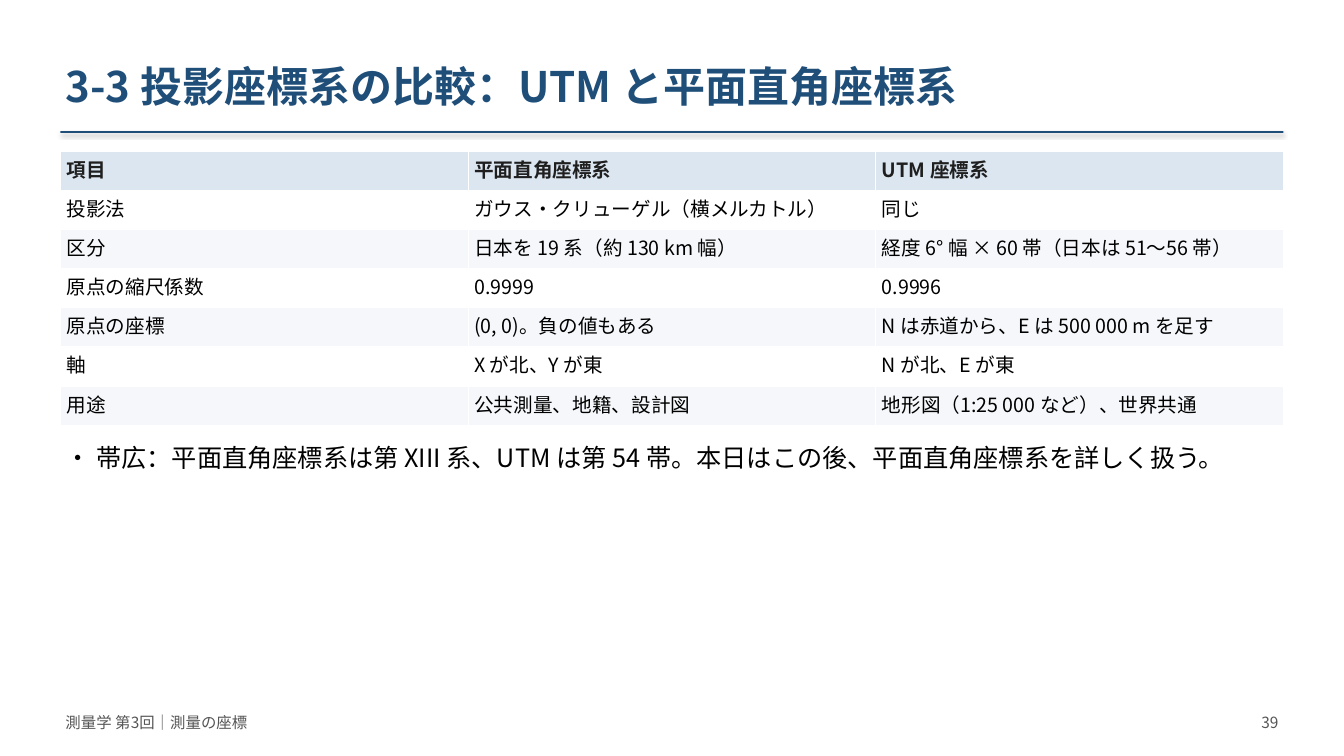
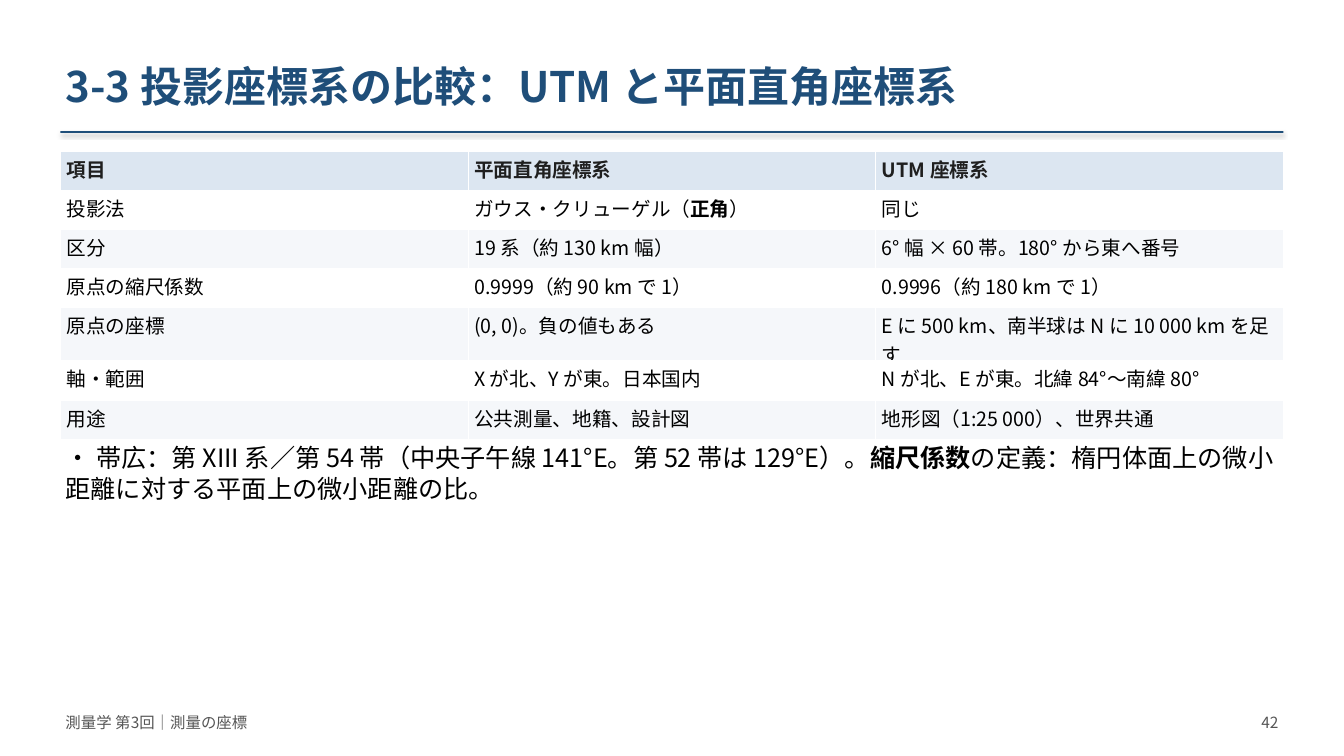
Before and after one commit to NN3210/Lecture, a slide deck: slide 42 of Surveying/materials/slides/第03回_測量の座標/slides.pptx (slide 39 before the commit). Drawn at 1344x756 pixels with LibreOffice and Linux fonts; fonts in the diff are those of the drawing. Boxes give left, top, right and bottom in pixels: in the first picture for what was removed or moved away, otherwise in the second. Text is boxed around its words. In the diff, an @@ line names an element or a change of style, - is before the commit and + after.

```diff
--- a/Surveying/materials/slides/第03回_測量の座標/slides.pptx
+++ b/Surveying/materials/slides/第03回_測量の座標/slides.pptx
@@ table at [60, 151, 1282, 432] @@
-row 2, column 2: ガウス・クリューゲル（横メルカトル）
+row 2, column 2: ガウス・クリューゲル（正角）
-row 3, column 2: 日本を 19 系（約 130 km 幅）
+row 3, column 2: 19 系（約 130 km 幅）
-row 3, column 3: 経度 6° 幅 × 60 帯（日本は 51〜56 帯）
+row 3, column 3: 6° 幅 × 60 帯。180° から東へ番号
-row 4, column 2: 0.9999
+row 4, column 2: 0.9999（約 90 km で 1）
-row 4, column 3: 0.9996
+row 4, column 3: 0.9996（約 180 km で 1）
-row 5, column 3: N は赤道から、E は 500 000 m を足す
+row 5, column 3: E に 500 km、南半球は N に 10 000 km を足す
-row 6: 軸 | X が北、Y が東 | N が北、E が東
+row 6: 軸・範囲 | X が北、Y が東。日本国内 | N が北、E が東。北緯 84°〜南緯 80°
-row 7, column 3: 地形図（1:25 000 など）、世界共通
+row 7, column 3: 地形図（1:25 000）、世界共通
@@ text at [65, 445, 1274, 500]: text changed @@
-• 帯広：平面直角座標系は第 XIII 系、UTM は第 54 帯。本日はこの後、平面直角座標系を詳しく扱う。
+• 帯広：第 XIII 系／第 54 帯（中央子午線 141°E。第 52 帯は 129°E）。縮尺係数の定義：楕円体面上の微小距離に対する平面上の微小距離の比。
@@ text at [1261, 716, 1278, 728]: text changed @@
-39
+42
```
Also in this commit, not shown: 60 other slides changed, 6 slides added, 5 other files.
